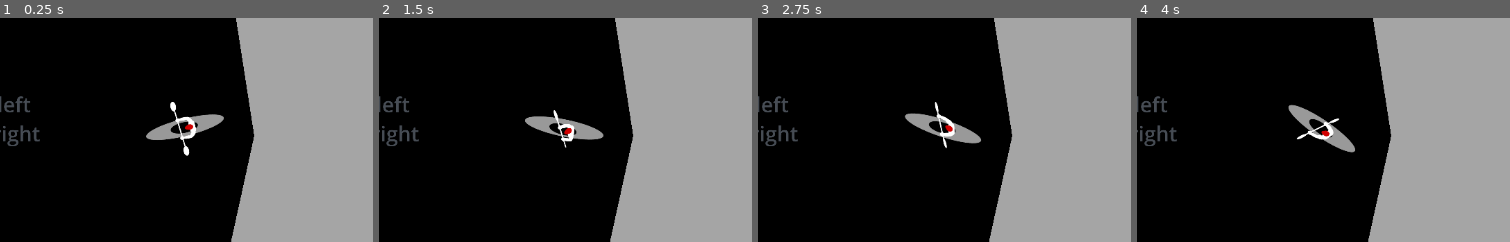
Above: before the commit, frames 1-4 (left to right).
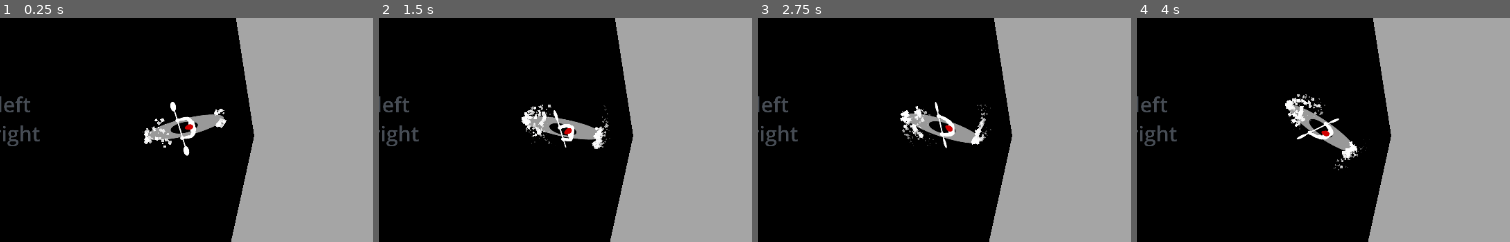
Above: after the commit, the same moments.

Repository: valentinlageard/kayak
Game: Godot game, scene res://main_scene.tscn
The game is run twice, just before and just after one commit, with the same random seed, the same clock (stepped at 60 frames per second) and the same inputs.
Inputs:
- Up to frame 1 (0.25 s): no input
- Up to frame 2 (1.5 s): hold E (break_right) 0.53-1.28 s; hold Q (break_left) from 1.28 s (still down)
- Up to frame 3 (2.75 s): release Q (break_left) at 2.03 s; hold E (break_right) from 2.03 s (still down)
- Up to frame 4 (4 s): release E (break_right) at 3.53 s; hold Q (break_left) from 3.53 s (still down)
The pictures show only the part of the screen within x 22-72%, y 26-76%; the shares and areas given below are measured in that part.

The runs differ from the first frame. In frame 1, 0.4% of the frame differs, in the area x 38-61%, y 40-59%; in frame 2, 0.8%; in frame 3, 0.8%; in frame 4, 0.8%, in the area x 39-62%, y 33-68%.

Commit message:
add particles from main branch

Diff:
--- a/main_character.tscn
+++ b/main_character.tscn
@@ -171,7 +171,33 @@
 &"paddle_right": SubResource("Animation_y5ku0")
 }
 
-[node name="CharacterBody2D2" type="CharacterBody2D" groups=["player"]]
+[sub_resource type="Curve" id="Curve_uvl38"]
+_data = [Vector2(0, 1), 0.0, 0.0, 0, 0, Vector2(0.780632, 0.318813), 0.0, 0.0, 0, 0, Vector2(1, 0), 0.0, 0.0, 0, 0]
+point_count = 3
+
+[sub_resource type="Gradient" id="Gradient_2q423"]
+colors = PackedColorArray(1, 1, 1, 1, 1, 1, 1, 0)
+
+[sub_resource type="Gradient" id="Gradient_8yqgs"]
+offsets = PackedFloat32Array(0, 0.0151976)
+colors = PackedColorArray(1, 1, 1, 1, 1, 1, 1, 1)
+
+[sub_resource type="Gradient" id="Gradient_jw0ju"]
+colors = PackedColorArray(1, 1, 1, 1, 0.962985, 0.962985, 0.962985, 0)
+
+[sub_resource type="Gradient" id="Gradient_2v62t"]
+offsets = PackedFloat32Array(0, 0.0121581)
+colors = PackedColorArray(1, 1, 1, 1, 1, 1, 1, 1)
+
+[sub_resource type="Gradient" id="Gradient_wcpx6"]
+offsets = PackedFloat32Array(0, 0.0121581)
+colors = PackedColorArray(1, 1, 1, 1, 1, 1, 1, 1)
+
+[sub_resource type="Gradient" id="Gradient_u3evn"]
+offsets = PackedFloat32Array(0, 0.00303951)
+colors = PackedColorArray(1, 1, 1, 1, 1, 1, 1, 1)
+
+[node name="CharacterBody2D3" type="CharacterBody2D" groups=["player"]]
 rotation = 1.5708
 collision_mask = 2
 motion_mode = 1
@@ -204,3 +230,139 @@
 texture = ExtResource("17_kg3iu")
 hframes = 4
 vframes = 5
+
+[node name="ParticlesFrontRight" type="CPUParticles2D" parent="."]
+position = Vector2(0.557224, -9.19589)
+amount = 60
+lifetime = 0.5
+speed_scale = 0.5
+lifetime_randomness = 0.4
+emission_shape = 1
+emission_sphere_radius = 1.0
+particle_flag_align_y = true
+direction = Vector2(0.5, 0.5)
+spread = 15.72
+gravity = Vector2(0, 0)
+initial_velocity_min = 10.0
+initial_velocity_max = 10.0
+angular_velocity_min = -40.0
+angular_velocity_max = 40.0
+damping_min = 8.571
+damping_max = 8.571
+scale_amount_min = 0.0
+scale_amount_curve = SubResource("Curve_uvl38")
+color_ramp = SubResource("Gradient_2q423")
+color_initial_ramp = SubResource("Gradient_8yqgs")
+
+[node name="ParticlesFrontLeft" type="CPUParticles2D" parent="."]
+position = Vector2(-0.316525, -9.24991)
+amount = 60
+lifetime = 0.5
+speed_scale = 0.5
+lifetime_randomness = 0.4
+emission_shape = 1
+emission_sphere_radius = 1.0
+particle_flag_align_y = true
+direction = Vector2(-0.5, 0.5)
+spread = 15.72
+gravity = Vector2(0, 0)
+initial_velocity_min = 10.0
+initial_velocity_max = 10.0
+angular_velocity_min = -40.0
+angular_velocity_max = 40.0
+damping_min = 8.571
+damping_max = 8.571
+scale_amount_min = 0.0
+scale_amount_curve = SubResource("Curve_uvl38")
+color_ramp = SubResource("Gradient_jw0ju")
+color_initial_ramp = SubResource("Gradient_2v62t")
+
+[node name="ParticlesBackLeft" type="CPUParticles2D" parent="."]
+position = Vector2(-0.828315, 8.59762)
+amount = 60
+lifetime = 0.5
+speed_scale = 0.5
+lifetime_randomness = 0.4
+emission_shape = 1
+emission_sphere_radius = 1.0
+particle_flag_align_y = true
+direction = Vector2(-0.5, 0.5)
+spread = 15.72
+gravity = Vector2(0, 0)
+initial_velocity_min = 10.0
+initial_velocity_max = 10.0
+angular_velocity_min = -40.0
+angular_velocity_max = 40.0
+damping_min = 8.571
+damping_max = 8.571
+scale_amount_min = 0.0
+scale_amount_curve = SubResource("Curve_uvl38")
+color_ramp = SubResource("Gradient_jw0ju")
+color_initial_ramp = SubResource("Gradient_wcpx6")
+
+[node name="ParticlesBackRight" type="CPUParticles2D" parent="."]
+position = Vector2(0.865218, 8.6589)
+amount = 60
+lifetime = 0.5
+speed_scale = 0.5
+emission_shape = 1
+emission_sphere_radius = 1.0
+particle_flag_align_y = true
+direction = Vector2(0.5, 0.5)
+spread = 15.72
+gravity = Vector2(0, 0)
+initial_velocity_min = 10.0
+initial_velocity_max = 10.0
+angular_velocity_min = -40.0
+angular_velocity_max = 40.0
+damping_min = 8.571
+damping_max = 8.571
+scale_amount_min = 0.0
+scale_amount_curve = SubResource("Curve_uvl38")
+color_ramp = SubResource("Gradient_2q423")
+color_initial_ramp = SubResource("Gradient_u3evn")
+
+[node name="ParticlesMiddleLeft" type="CPUParticles2D" parent="."]
+position = Vector2(-1.66213, -6.2908)
+amount = 60
+lifetime = 0.5
+speed_scale = 0.5
+lifetime_randomness = 0.4
+emission_shape = 1
+emission_sphere_radius = 2.0
+particle_flag_align_y = true
+direction = Vector2(-0.2, 0.5)
+spread = 15.72
+gravity = Vector2(0, 0)
+initial_velocity_min = 10.0
+initial_velocity_max = 10.0
+angular_velocity_min = -40.0
+angular_velocity_max = 40.0
+damping_min = 8.571
+damping_max = 8.571
+scale_amount_min = 0.0
+scale_amount_curve = SubResource("Curve_uvl38")
+color_ramp = SubResource("Gradient_jw0ju")
+color_initial_ramp = SubResource("Gradient_wcpx6")
+
+[node name="ParticlesMiddleRight" type="CPUParticles2D" parent="."]
+position = Vector2(1.67984, -6.34396)
+amount = 60
+lifetime = 0.5
+speed_scale = 0.5
+emission_shape = 1
+emission_sphere_radius = 2.0
+particle_flag_align_y = true
+direction = Vector2(0.2, 0.5)
+spread = 15.72
+gravity = Vector2(0, 0)
+initial_velocity_min = 10.0
+initial_velocity_max = 10.0
+angular_velocity_min = -40.0
+angular_velocity_max = 40.0
+damping_min = 8.571
+damping_max = 8.571
+scale_amount_min = 0.0
+scale_amount_curve = SubResource("Curve_uvl38")
+color_ramp = SubResource("Gradient_2q423")
+color_initial_ramp = SubResource("Gradient_u3evn")
Not shown: 1 places in main_character.tscn that only renumber resources
